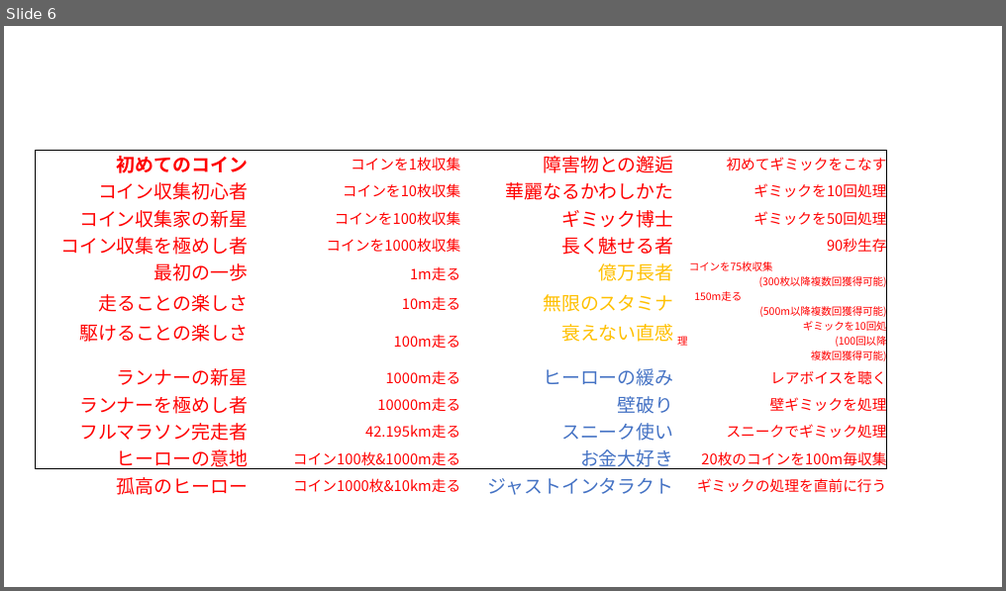
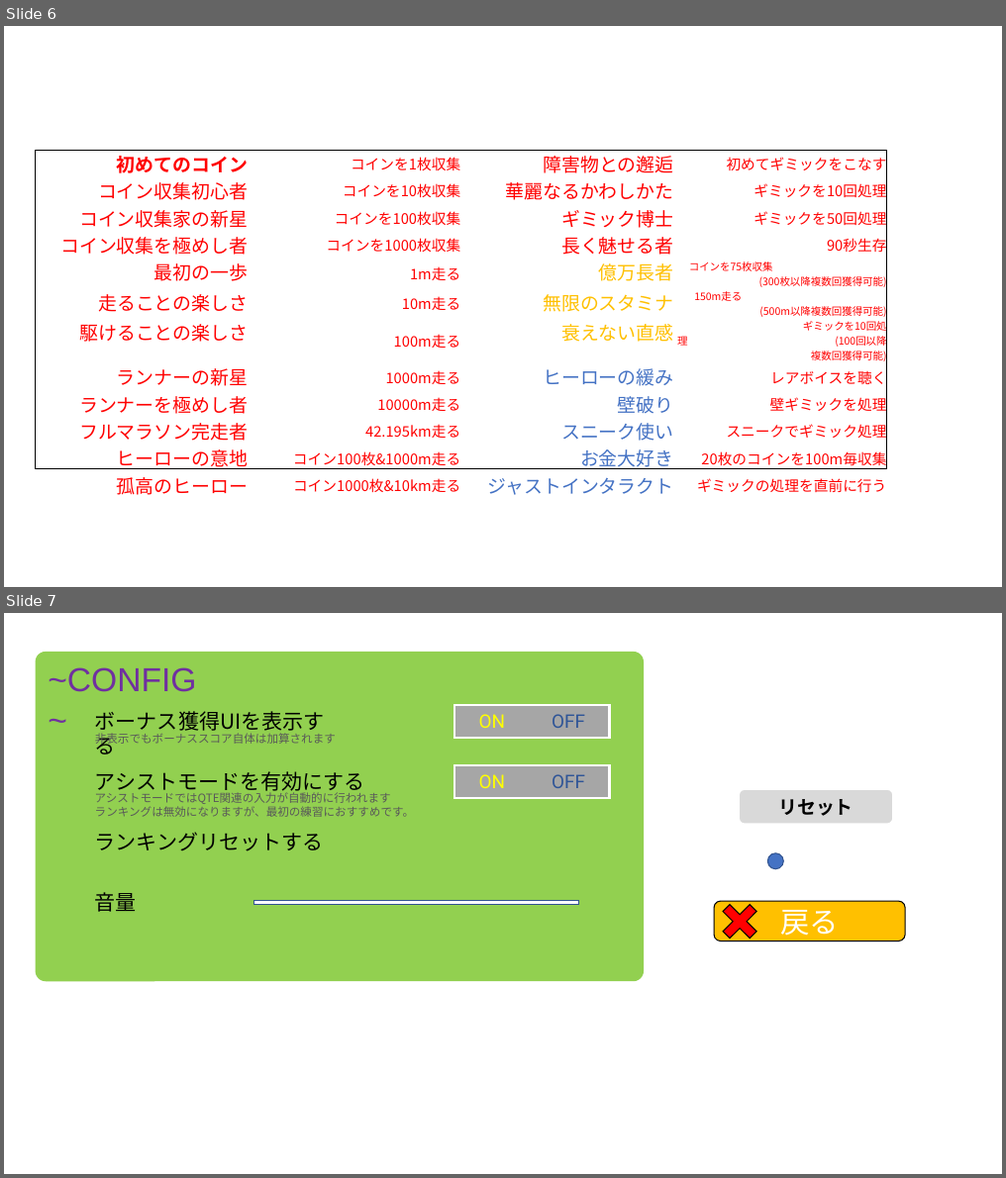
Before and after one commit to OKKU-Okuda/HEW, a slide deck: HEW/data/TEXTURE/ロゴ作成.pptx. Shown one above the other, each under a label of ours: slide 6 before the commit, slides 6 and 7 after it. The pictures are 1006x591 and 1006x1178 pixels, drawn with LibreOffice and Linux fonts; fonts in the diff are those of the drawing. Boxes give left, top, right and bottom in pixels: in the first picture for what was removed or moved away, otherwise in the second. Text is boxed around its words. In the diff, an @@ line names an element or a change of style, - is before the commit and + after.

```diff
--- a/HEW/data/TEXTURE/ロゴ作成.pptx
+++ b/HEW/data/TEXTURE/ロゴ作成.pptx
@@ slide 7 added at box(4, 613, 1002, 1174), background #FFFFFF @@
@@ rounded rectangle added at box(36, 652, 645, 982), fill #92D050 @@
@@ text added at box(48, 667, 196, 692), 32 pt, text #7030A0 @@
+~CONFIG~
@@ text added at box(95, 711, 325, 734), 20 pt, text #000000 @@
+ボーナス獲得UIを表示する
@@ rectangle added at box(454, 705, 610, 738), fill #A6A6A6, outline #FFFFFF 2.25 pt, 18 pt, text #2F5597 @@
+ON OFF
@@ rectangle added at box(785, 713, 847, 747), fill #FFFFFF, outline #FFFFFF 1 pt @@
@@ text added at box(95, 733, 336, 747), 11 pt, text #595959 @@
+非表示でもボーナススコア自体は加算されます
@@ text added at box(95, 771, 365, 794), 20 pt, text #000000 @@
+アシストモードを有効にする
@@ text added at box(95, 790, 414, 817), 11 pt, text #595959 @@
+アシストモードではQTE関連の入力が自動的に行われます
+ランキングは無効になりますが、最初の練習におすすめです。
@@ rectangle added at box(454, 765, 610, 798), fill #A6A6A6, outline #FFFFFF 2.25 pt, 18 pt, text #2F5597 @@
+ON OFF
@@ rounded rectangle added at box(739, 789, 893, 825), fill #D9D9D9, outline #FFFFFF 2.25 pt, 18 pt, text #000000, bold @@
+リセット
@@ text added at box(95, 832, 324, 852), 20 pt, text #000000 @@
+ランキングリセットする
@@ ellipse added at box(767, 854, 783, 869), fill #4472C4, outline #325491 1 pt @@
@@ text added at box(95, 892, 137, 912), 20 pt, text #000000 @@
+音量
@@ math minus added at box(196, 894, 638, 910), fill #FFFFFF, outline #325491 1 pt @@
@@ rounded rectangle added at box(715, 901, 905, 942), fill #FFC000, outline #000000 1 pt, 28 pt, text #FFFFFF @@
+戻る
@@ cross added at box(715, 896, 766, 948), fill #FF0000, outline #000000 1 pt @@
```
Also in this commit, not shown: 1 slide removed, 14 other files.
